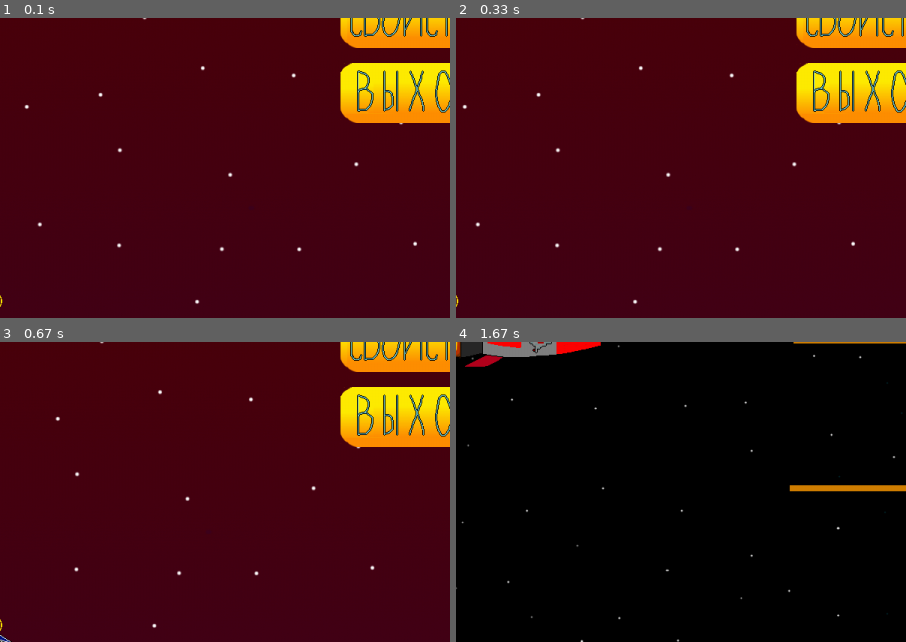
Above: before the commit, frames 1-4 (two rows, left to right).
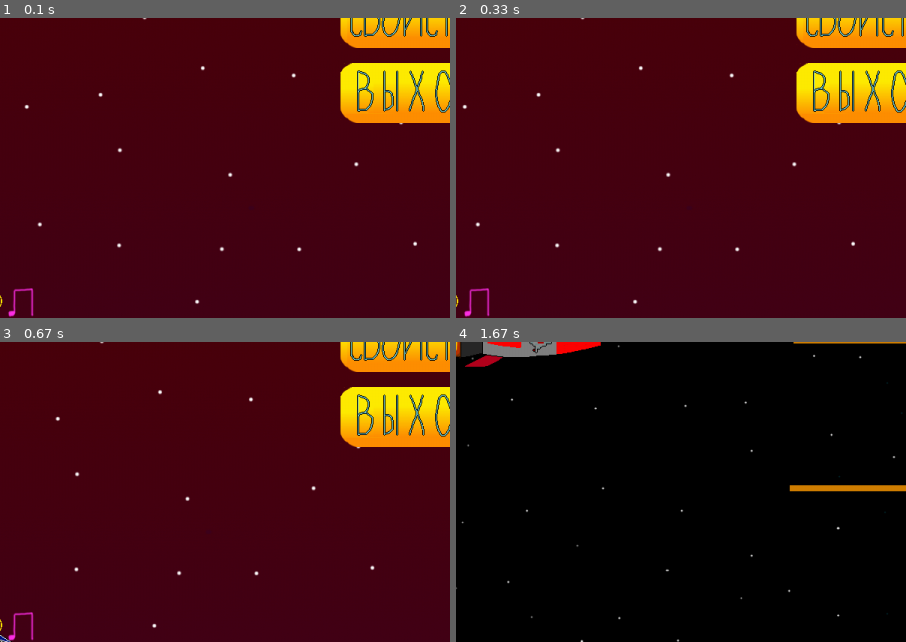
Above: after the commit, the same moments.

Repository: PismerovKir/YandexPygameProject
Game: pygame game, started from Тест прога.py
Two runs of this game, one before a commit and one after it. Both use one fixed random seed, a clock stepped at 60 frames per second and the inputs below.
Inputs (mouse positions are % of the whole screen's width and height, from its top left):
- Up to frame 1 (0.1 s): no input
- Up to frame 2 (0.33 s): no input
- Up to frame 3 (0.67 s): click (2, 98) at 0.38 s
- Up to frame 4 (1.67 s): click (50, 38) at 0.88 s
The pictures show only the part of the screen within x 3-53%, y 50-100%; the shares and areas given below are measured in that part.

The runs differ from the first frame. In frame 1, 0.2% of the frame differs, in the area x 1-8%, y 90-100%; in frame 2, 0.2%; in frame 3, 0.2%; in frame 4, nothing differs.

Commit message:
Выключение звука и выключение музыки

Diff:
--- a/Тест прога.py
+++ b/Тест прога.py
@@ -41,7 +41,7 @@
 PREV_BEST = 0
 MONEY = 0
 MUSIC = True
-
+SOUND = True
 
 pygame.mouse.set_visible(False)
 
@@ -143,7 +143,8 @@
                 bul = LaserBulletLong(self.rect.right - 66, self.rect.top + 26)
                 all_sprites.add(bul)
                 bullets.add(bul)
-                pew.play(0)
+                if SOUND:
+                    pew.play(0)
 
 
         if self.rect.right > WIDTH:
@@ -258,7 +259,8 @@
             enemybullet = LaserBulletAlien(self.rect.left, self.rect.centery)
             all_sprites.add(enemybullet)
             enemybullets.add(enemybullet)
-            alienpew.play()
+            if SOUND:
+                alienpew.play()
 
         if self.rect.centery < spaceship.rect.centery:
             self.rect.y += self.speedy
@@ -333,14 +335,17 @@
 
 
 def PauseGame():
-    global  MUSIC
+    global MUSIC, SOUND
+
     MusicPlayer.pause()
     backgr = screen.copy()
     runningPause = True
     ContinueButton = Button('Continue', 480, 300)
     MenuButton = Button('Menu', 480, 400)
 
-    musicButton = Button('MusicOn', 0, HEIGHT - 40)
+    musicButton = Button('MusicOn', 45, HEIGHT - 40)
+    soundButton = Button('SoundOn', 0, HEIGHT - 40)
+
     butts = pygame.sprite.Group()
     butts.add(ContinueButton)
     butts.add(MenuButton)
@@ -354,13 +359,19 @@
 
         if MUSIC:
             musicButton.kill()
-            musicButton = Button('MusicOff', 0, HEIGHT - 40)
-            if not MusicPlayer.get_busy():
-                MusicPlayer.play(-1)
+            musicButton = Button('MusicOff', 45, HEIGHT - 40)
         else:
             musicButton.kill()
-            musicButton = Button('MusicOn', 0, HEIGHT - 40)
-            MusicPlayer.stop()
+            musicButton = Button('MusicOn', 45, HEIGHT - 40)
+
+        if SOUND:
+            soundButton.kill()
+            soundButton = Button('SoundOff', 0, HEIGHT - 40)
+        else:
+            soundButton.kill()
+            soundButton = Button('SoundOn', 0, HEIGHT - 40)
+
+        butts.add(soundButton)
         butts.add(musicButton)
 
         butts.draw(screen)
@@ -395,6 +406,13 @@
                         MUSIC = False
                     else:
                         MUSIC = True
+            if event.type == pygame.MOUSEBUTTONDOWN and event.button == 1:
+                if soundButton.rect.collidepoint(event.pos):
+                    if SOUND:
+                        SOUND = False
+                    else:
+                        SOUND = True
+
 
 
 
@@ -494,7 +512,7 @@
 
 def StartGame():
 
-    global MUSIC
+    global MUSIC, SOUND
 
     start_sprites = pygame.sprite.Group()
     MusicPlayer.load('data/music_fon.mp3')
@@ -506,7 +524,8 @@
     UpgradeButton = Button('Upgrade', 490, 360)
     ExitButton = Button('Exit', 490, 460)
 
-    musicButton = Button('MusicOn', 0, HEIGHT - 40)
+    musicButton = Button('MusicOn', 45, HEIGHT - 40)
+    soundButton = Button('SoundOn', 0, HEIGHT - 40)
 
 
     start_sprites.add(PlayButton)
@@ -525,14 +544,22 @@
 
         if MUSIC:
             musicButton.kill()
-            musicButton = Button('MusicOff', 0, HEIGHT - 40)
+            musicButton = Button('MusicOff', 45, HEIGHT - 40)
             if not MusicPlayer.get_busy():
                 MusicPlayer.play(-1)
         else:
             musicButton.kill()
-            musicButton = Button('MusicOn', 0, HEIGHT - 40)
+            musicButton = Button('MusicOn', 45, HEIGHT - 40)
             MusicPlayer.stop()
 
+        if SOUND:
+            soundButton.kill()
+            soundButton = Button('SoundOff', 0, HEIGHT - 40)
+        else:
+            soundButton.kill()
+            soundButton = Button('SoundOn', 0, HEIGHT - 40)
+
+        start_sprites.add(soundButton)
         start_sprites.add(musicButton)
 
 
@@ -575,6 +602,12 @@
                         MUSIC = False
                     else:
                         MUSIC = True
+            if event.type == pygame.MOUSEBUTTONDOWN and event.button == 1:
+                if soundButton.rect.collidepoint(event.pos):
+                    if SOUND:
+                        SOUND = False
+                    else:
+                        SOUND = True
 
 
 
@@ -728,7 +761,8 @@
     all_sprites.draw(screen)
     three = load_image('three.png')
     screen.blit(three, (480, 200))
-    count.play()
+    if SOUND:
+        count.play()
     pygame.display.flip()
     clock.tick(1)
 
@@ -737,7 +771,8 @@
     all_sprites.draw(screen)
     two = load_image('two.png')
     screen.blit(two, (480, 200))
-    count.play()
+    if SOUND:
+        count.play()
     pygame.display.flip()
     clock.tick(1)
 
@@ -747,9 +782,11 @@
     one = load_image('one.png')
     screen.blit(one, (480, 200))
     pygame.display.flip()
-    count.play()
+    if SOUND:
+        count.play()
     clock.tick(1)
-    go.play()
+    if SOUND:
+        go.play()
 
     MusicPlayer.load('data/music_fight.mp3')
 
Binary file changed: data/ButtonMusicOff.png
Binary file changed: data/ButtonMusicOn.png
Binary file added: data/ButtonSoundOff.png
Binary file added: data/ButtonSoundOn.png
Binary file removed: data/Soundoff.png
Binary file removed: data/Soundon.png
